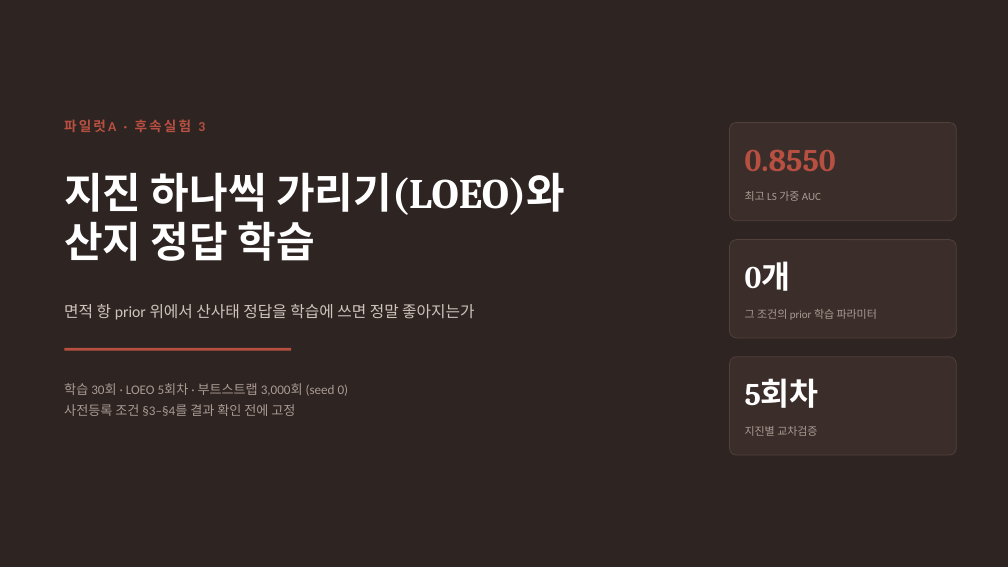
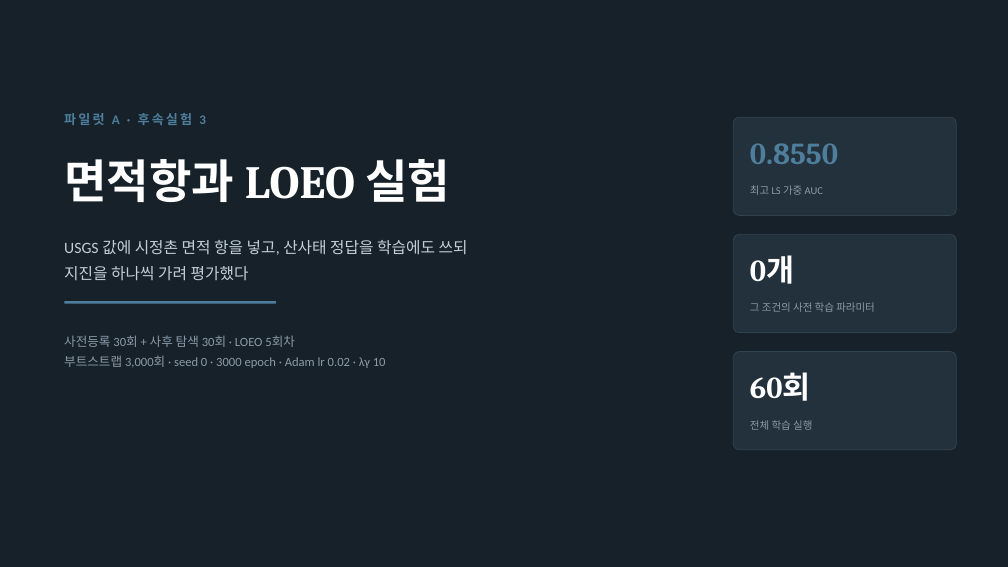
Before and after one commit to minji1217/pilotA, a slide deck: slide 1 of results/deck/LOEO_발표자료.pptx. Drawn at 1008x567 pixels with LibreOffice and Linux fonts; fonts in the diff are those of the drawing. Boxes give left, top, right and bottom in pixels: in the first picture for what was removed or moved away, otherwise in the second. Text is boxed around its words. In the diff, an @@ line names an element or a change of style, - is before the commit and + after.

```diff
--- a/results/deck/LOEO_발표자료.pptx
+++ b/results/deck/LOEO_발표자료.pptx
@@ background #2E2422 to #16212A @@
@@ text at [64, 113, 206, 125]: text changed; size 13 to 12.5 pt; text colour #B85042 to #4E7E9B @@
-파일럿A · 후속실험 3
+파일럿 A · 후속실험 3
@@ fill #3B2E2A to #22313C; outline #52403A 0.75 pt to #31424F 0.75 pt; proportions changed in 3 elements at [734, 234, 957, 333], [734, 352, 957, 450], [734, 117, 957, 216] @@
@@ rounded rectangle: place and size @@
-rounded rectangle at [730, 123, 957, 221]
+rounded rectangle at [734, 117, 957, 216]
@@ text "0.8550" at [750, 143, 838, 164]: size 30 to 29 pt, text colour #B85042 to #4E7E9B @@
@@ text at [64, 159, 450, 202]: text changed; size 40 to 44 pt @@
-지진 하나씩 가리기(LOEO)와
-산지 정답 학습
+면적항과 LOEO 실험
@@ text "최고 LS 가중 AUC" at [750, 185, 823, 195]: size 10.5 to 10 pt, text colour #A99A92 to #8B9BA6 @@
@@ rounded rectangle: place and size @@
-rounded rectangle at [730, 240, 957, 338]
+rounded rectangle at [734, 234, 957, 333]
@@ text at [64, 240, 468, 281]: text changed; text colour #CFC4BC to #C3CFD6 @@
-면적 항 prior 위에서 산사태 정답을 학습에 쓰면 정말 좋아지는가
+USGS 값에 시정촌 면적 항을 넣고, 산사태 정답을 학습에도 쓰되
+지진을 하나씩 가려 평가했다
@@ text "0개" at [750, 255, 794, 284]: size 30 to 29 pt @@
@@ line moved from (64, 349) - (291, 349) to (64, 302) - (276, 302) @@
@@ line (64, 302) - (276, 302): stroke #B85042 2.5 pt to #4E7E9B 2.5 pt @@
@@ text at [750, 302, 875, 312]: text changed; size 10.5 to 10 pt; text colour #A99A92 to #8B9BA6 @@
-그 조건의 prior 학습 파라미터
+그 조건의 사전 학습 파라미터
@@ text at [64, 335, 386, 368]: text changed; size 12.5 to 12 pt; text colour #A99A92 to #8B9BA6 @@
-학습 30회 · LOEO 5회차 · 부트스트랩 3,000회 (seed 0)
-사전등록 조건 §3–§4를 결과 확인 전에 고정
+사전등록 30회 + 사후 탐색 30회 · LOEO 5회차
+부트스트랩 3,000회 · seed 0 · 3000 epoch · Adam lr 0.02 · λγ 10
@@ rounded rectangle: place and size @@
-rounded rectangle at [730, 357, 957, 455]
+rounded rectangle at [734, 352, 957, 450]
@@ text at [750, 372, 811, 401]: text changed; size 30 to 29 pt @@
-5회차
+60회
@@ text at [750, 420, 812, 430]: text changed; size 10.5 to 10 pt; text colour #A99A92 to #8B9BA6 @@
-지진별 교차검증
+전체 학습 실행
```
Also in this commit, not shown: 11 other slides changed, 4 slides added, 2 slides removed, 2 other files.
